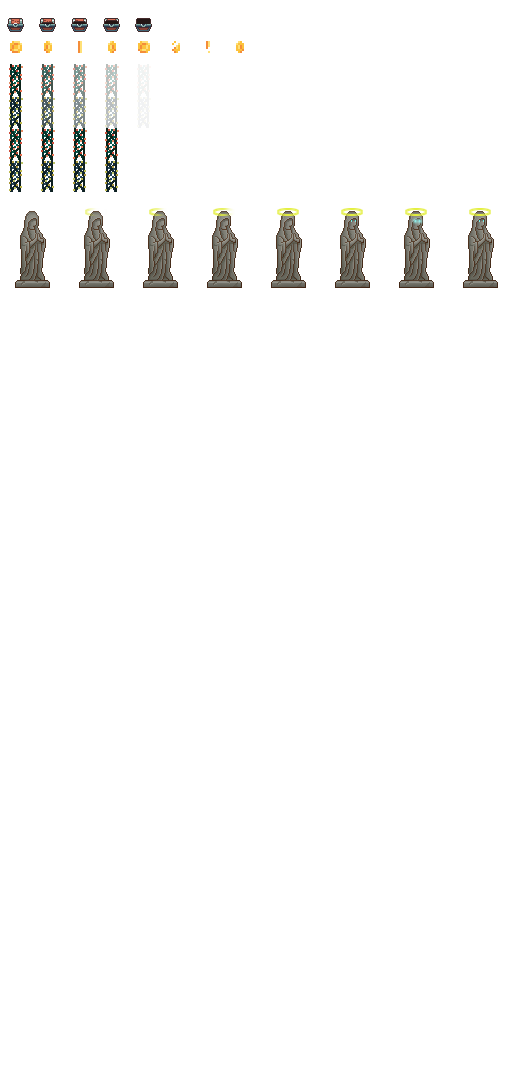
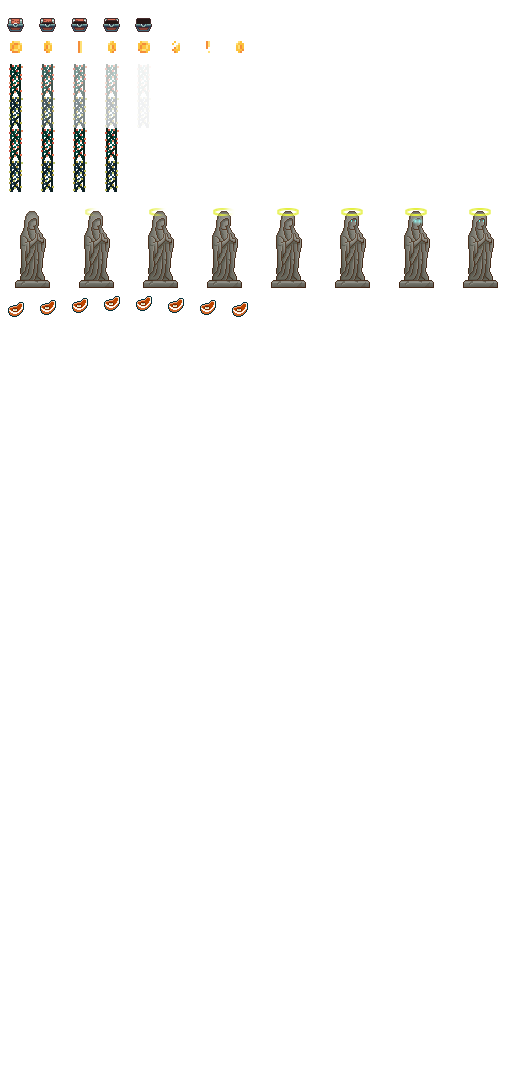
Layered file, before and after one edit (512x1088). Changes by layer:
added layer "7 copia 5" (1st of 3) above "7 copia 5" over (x1=232, y1=302, x2=248, y2=317)
added layer "7 copia 5" (2nd of 3) above "7 copia 5" over (x1=200, y1=300, x2=216, y2=315)
added layer "7 copia 5" (3rd of 3) above "7 copia 4" over (x1=168, y1=298, x2=184, y2=313)
added layer "7 copia 4" above "7 copia 3" over (x1=136, y1=296, x2=152, y2=311)
added layer "7 copia 3" above "7 copia 2" over (x1=104, y1=296, x2=120, y2=311)
added layer "7 copia 2" above "7 copia" over (x1=72, y1=298, x2=88, y2=313)
added layer "7 copia" above "7" over (x1=40, y1=300, x2=56, y2=315)
added layer "7" above "pixil-frame-0" over (x1=8, y1=302, x2=24, y2=317)
